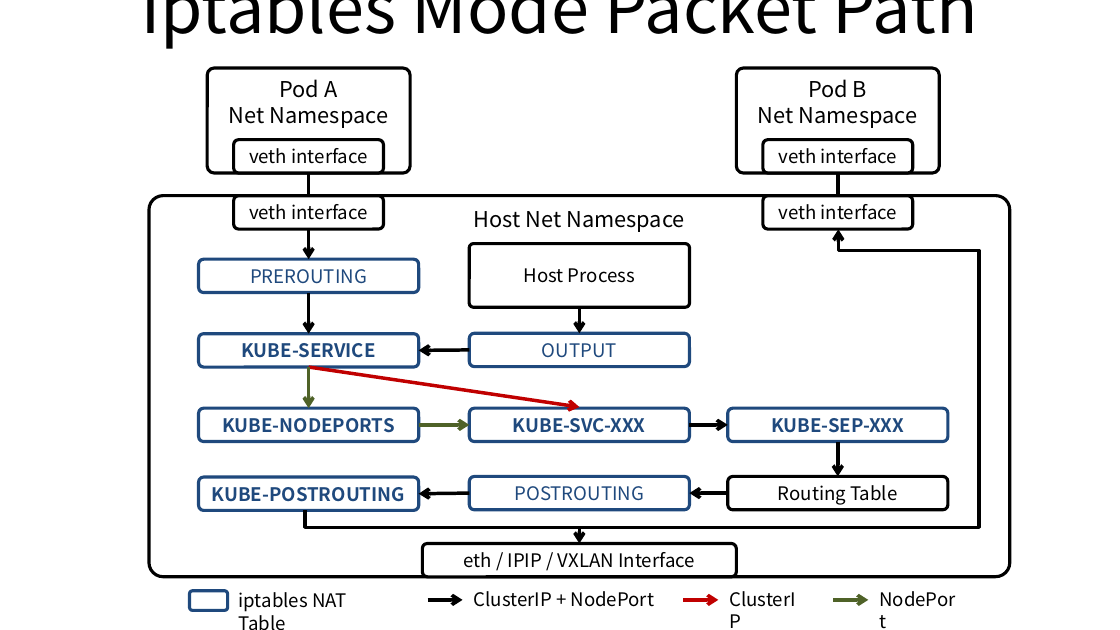
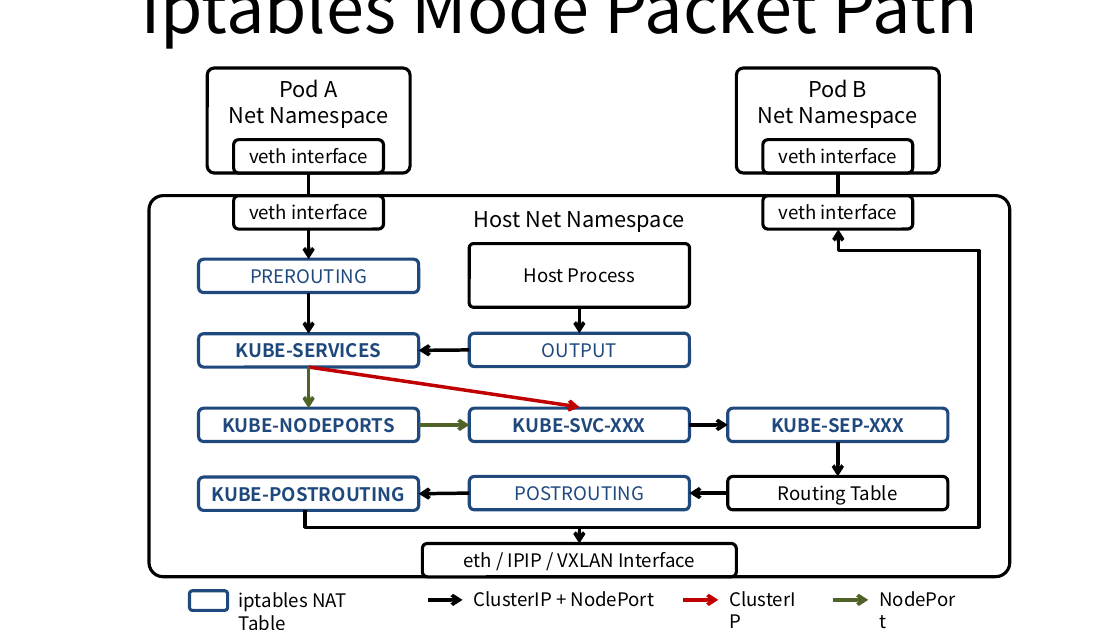
Before and after one commit to ssup2/blog-old, a slide deck: slide 1 of images/theory_analysis/Kubernetes_Service_Proxy/Kubernetes_Service_Proxy.pptx. Drawn at 1120x630 pixels with LibreOffice and Linux fonts; fonts in the diff are those of the drawing. Boxes give left, top, right and bottom in pixels: in the first picture for what was removed or moved away, otherwise in the second. Text is boxed around its words. In the diff, an @@ line names an element or a change of style, - is before the commit and + after.

Commit message:
Update Kubernetes Service

```diff
--- a/images/theory_analysis/Kubernetes_Service_Proxy/Kubernetes_Service_Proxy.pptx
+++ b/images/theory_analysis/Kubernetes_Service_Proxy/Kubernetes_Service_Proxy.pptx
@@ text in rounded rectangle at <box>236,343,382,358</box>: text changed @@
-KUBE-SERVICE
+KUBE-SERVICES
```
Also in this commit, not shown: 1 slide added, 4 other files.
